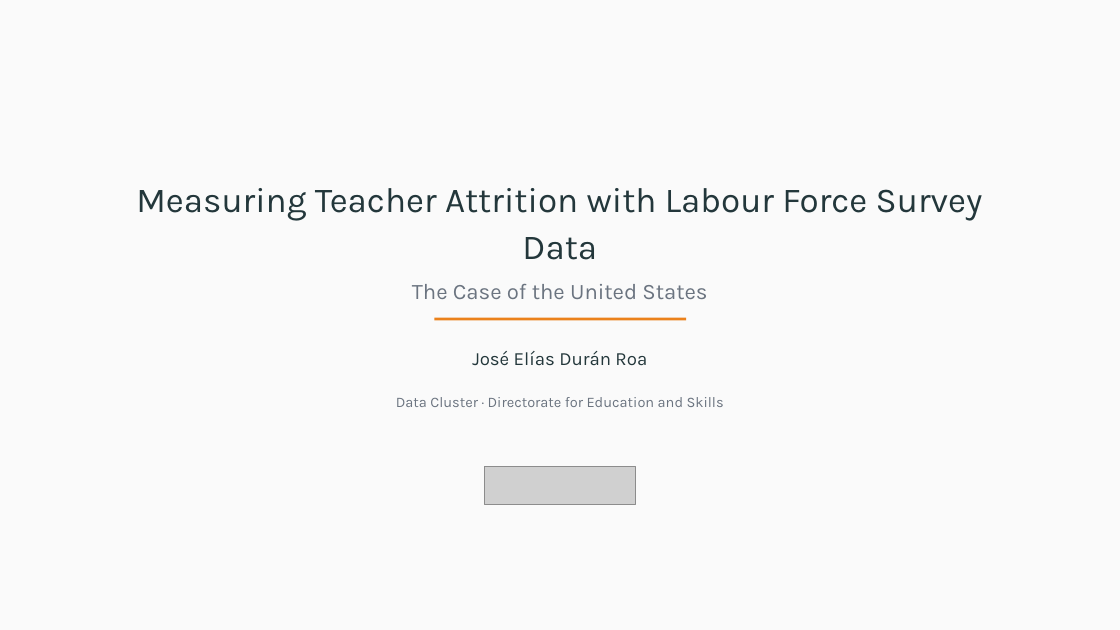
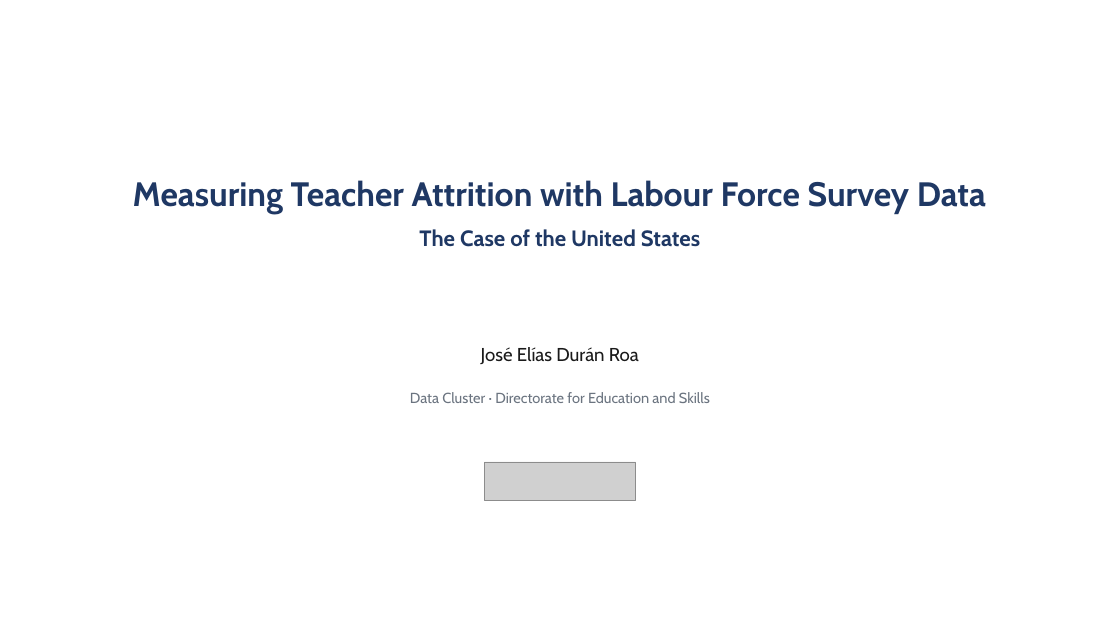
Before and after one commit to jedr1-ship-it/Alternative-Pathways----Quant, a slide deck: slide 1 of report/data_cluster/Proyect_US_cluster.pptx. Drawn at 1120x630 pixels with LibreOffice and Linux fonts; fonts in the diff are those of the drawing; grey boxes stand for pictures. Boxes give left, top, right and bottom in pixels: in the first picture for what was removed or moved away, otherwise in the second. Text is boxed around its words. In the diff, an @@ line names an element or a change of style, - is before the commit and + after.

```diff
--- a/report/data_cluster/Proyect_US_cluster.pptx
+++ b/report/data_cluster/Proyect_US_cluster.pptx
@@ background #FAFAFA to #FFFFFF @@
@@ text "Measuring Teacher Attrition with Labour ..." at (133, 180, 986, 247): size 30 to 29 pt, text colour #23373B to #1F3864 in "Measuring Teacher Attrition with Labour Force Survey ..."; font Karla to Cabin, bold on; text colour #6B7480 to #1F3864 in "The Case of the United States"; line spacing 40.5pt to 39.1pt @@
@@ rectangle removed at (434, 318, 686, 321) @@
@@ text "José Elías Durán Roa" at (481, 347, 639, 364): font Karla to Cabin, text colour #23373B to #1A1A1A @@
@@ text "Data Cluster · Directorate for ..." at (410, 392, 710, 403): font Karla to Cabin @@
@@ picture: place and size @@
-picture at (485, 466, 636, 505)
+picture at (485, 462, 636, 501)
```
Also in this commit, not shown: 5 other slides changed, 37 slides added, 24 slides removed, 11 other files.
